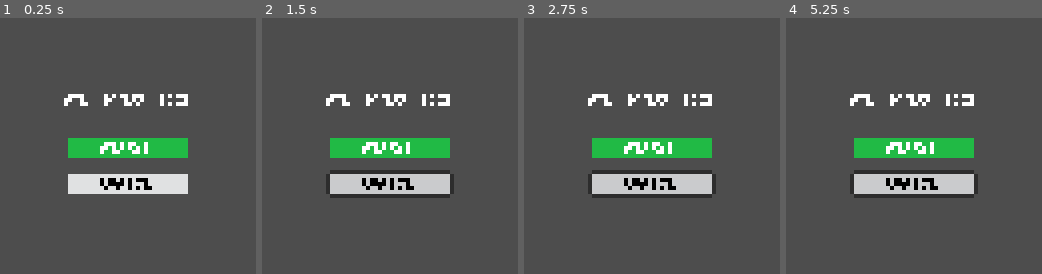
Above: before the commit, frames 1-4 (left to right).
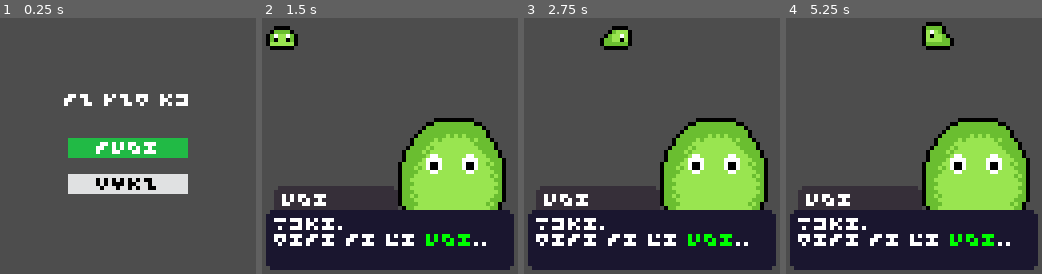
Above: after the commit, the same moments.

Repository: vhoyer/ma-jan-ko-game
Game: Godot game, scene res://scenes/menu.tscn
Two runs of this game, one before a commit and one after it. Both use one fixed random seed, a clock stepped at 60 frames per second and the inputs below.
Inputs (mouse positions are in pixels of both pictures, inside the frame that each line leads up to):
- Up to frame 1 (0.25 s): no input
- Up to frame 2 (1.5 s): click "musi" at 0.5 s; click (390, 184) at 1.25 s, where only the run before the commit has a clickable "weka"
- Up to frame 3 (2.75 s): tap Enter at 2 s; hold D (right) from 2.03 s (still down)
- Up to frame 4 (5.25 s): release D (right) at 2.78 s; hold S (down) 2.78-3.53 s; hold D (right) 3.53-4.28 s; hold W (up) 4.28-5.03 s; hold A (left) from 5.03 s (still down)

The runs differ from the first frame. In frame 1, 1.1% of the frame differs, in the area x 29-66%, y 29-68%; in frame 2, 46%; in frame 3, 46%; in frame 4, 46%, in the area x 1-99%, y 1-99%.

Commit message:
:sparkles: Reconfigure theme, link scenes for progress demo

Diff:
--- a/assets/ui-theme/ui-theme-base.tres
+++ b/assets/ui-theme/ui-theme-base.tres
@@ -1,6 +1,4 @@
-[gd_resource type="Theme" load_steps=7 format=3 uid="uid://d32jtk103op54"]
-
-[ext_resource type="FontFile" uid="uid://car5qc7vtnqun" path="res://assets/sitelen-ike/sitelen-ike.ttf" id="1_dpavs"]
+[gd_resource type="Theme" load_steps=9 format=3 uid="uid://d32jtk103op54"]
 
 [sub_resource type="StyleBoxFlat" id="StyleBoxFlat_wam30"]
 bg_color = Color(0.878431, 0.882353, 0.886275, 0)
@@ -35,6 +33,22 @@
 bg_color = Color(0.729412, 0.733333, 0.737255, 1)
 anti_aliasing = false
 
+[sub_resource type="StyleBoxFlat" id="StyleBoxFlat_nh31r"]
+bg_color = Color(0.0862745, 0.670588, 0.223529, 1)
+anti_aliasing = false
+
+[sub_resource type="StyleBoxFlat" id="StyleBoxFlat_4frpt"]
+content_margin_left = 1.0
+content_margin_top = 1.0
+content_margin_right = 1.0
+content_margin_bottom = 1.0
+bg_color = Color(0.129412, 0.729412, 0.270588, 1)
+anti_aliasing = false
+
+[sub_resource type="StyleBoxFlat" id="StyleBoxFlat_iyj6p"]
+bg_color = Color(0.0980392, 0.560784, 0.207843, 1)
+anti_aliasing = false
+
 [sub_resource type="StyleBoxFlat" id="StyleBoxFlat_skrsr"]
 bg_color = Color(0.101961, 0.0862745, 0.184314, 1)
 corner_radius_top_left = 2
@@ -44,7 +58,6 @@
 anti_aliasing = false
 
 [resource]
-default_font = ExtResource("1_dpavs")
 default_font_size = 3
 Button/colors/font_color = Color(0, 0, 0, 1)
 Button/colors/font_focus_color = Color(0, 0, 0, 1)
@@ -54,4 +67,13 @@
 Button/styles/hover = SubResource("StyleBoxFlat_8ndkm")
 Button/styles/normal = SubResource("StyleBoxFlat_uvbpi")
 Button/styles/pressed = SubResource("StyleBoxFlat_p00pi")
+ButtonPrimary/base_type = &"Button"
+ButtonPrimary/colors/font_color = Color(1, 1, 1, 1)
+ButtonPrimary/colors/font_focus_color = Color(1, 1, 1, 1)
+ButtonPrimary/colors/font_hover_color = Color(1, 1, 1, 1)
+ButtonPrimary/colors/font_pressed_color = Color(1, 1, 1, 1)
+ButtonPrimary/styles/hover = SubResource("StyleBoxFlat_nh31r")
+ButtonPrimary/styles/normal = SubResource("StyleBoxFlat_4frpt")
+ButtonPrimary/styles/pressed = SubResource("StyleBoxFlat_iyj6p")
 Panel/styles/panel = SubResource("StyleBoxFlat_skrsr")
+RichTextLabel/constants/line_separation = 1
--- a/assets/ui-theme/ui-theme-primary.tres
+++ /dev/null
@@ -1,48 +0,0 @@
-[gd_resource type="Theme" load_steps=6 format=3 uid="uid://bbgaiux3fbgy2"]
-
-[ext_resource type="FontFile" uid="uid://car5qc7vtnqun" path="res://assets/sitelen-ike/sitelen-ike.ttf" id="1_36svo"]
-
-[sub_resource type="StyleBoxFlat" id="StyleBoxFlat_wam30"]
-bg_color = Color(0.129412, 0.521569, 0.815686, 0)
-border_width_left = 1
-border_width_top = 1
-border_width_right = 1
-border_width_bottom = 1
-border_color = Color(0, 0, 0, 0.411765)
-corner_radius_top_left = 2
-corner_radius_top_right = 2
-corner_radius_bottom_right = 2
-corner_radius_bottom_left = 2
-expand_margin_left = 1.0
-expand_margin_top = 1.0
-expand_margin_right = 1.0
-expand_margin_bottom = 1.0
-anti_aliasing = false
-
-[sub_resource type="StyleBoxFlat" id="StyleBoxFlat_8ndkm"]
-bg_color = Color(0.0862745, 0.670588, 0.223529, 1)
-anti_aliasing = false
-
-[sub_resource type="StyleBoxFlat" id="StyleBoxFlat_uvbpi"]
-content_margin_left = 1.0
-content_margin_top = 1.0
-content_margin_right = 1.0
-content_margin_bottom = 1.0
-bg_color = Color(0.129412, 0.729412, 0.270588, 1)
-anti_aliasing = false
-
-[sub_resource type="StyleBoxFlat" id="StyleBoxFlat_p00pi"]
-bg_color = Color(0.0980392, 0.560784, 0.207843, 1)
-anti_aliasing = false
-
-[resource]
-default_font = ExtResource("1_36svo")
-default_font_size = 3
-Button/colors/font_color = Color(1, 1, 1, 1)
-Button/colors/font_focus_color = Color(1, 1, 1, 1)
-Button/colors/font_hover_color = Color(1, 1, 1, 1)
-Button/colors/font_pressed_color = Color(1, 1, 1, 1)
-Button/styles/focus = SubResource("StyleBoxFlat_wam30")
-Button/styles/hover = SubResource("StyleBoxFlat_8ndkm")
-Button/styles/normal = SubResource("StyleBoxFlat_uvbpi")
-Button/styles/pressed = SubResource("StyleBoxFlat_p00pi")
--- a/modules/Tagarela/Tagarela.tscn
+++ b/modules/Tagarela/Tagarela.tscn
@@ -45,15 +45,15 @@
 text = "usi"
 label_settings = ExtResource("3_3nfm8")
 
-[node name="Label" type="Label" parent="Panel"]
+[node name="RichTextLabel" type="RichTextLabel" parent="Panel"]
 layout_mode = 0
 offset_left = 2.0
 offset_top = 2.0
 offset_right = 60.0
 offset_bottom = 13.0
-text = "toki, nimi mi li Usi."
-label_settings = ExtResource("3_3nfm8")
-autowrap_mode = 2
+bbcode_enabled = true
+text = "toki,
+nimi mi li [color=green]Usi[/color]."
 
 [node name="Control" type="Control" parent="Panel"]
 anchors_preset = 0
--- a/objects/player/player.tscn
+++ b/objects/player/player.tscn
@@ -2,6 +2,54 @@
 
 [ext_resource type="Script" path="res://objects/player/player.gd" id="1_qbfwe"]
 [ext_resource type="Texture2D" uid="uid://bhhjb8vxar2jk" path="res://sprites/slime.png" id="2_xh3x8"]
+
+[sub_resource type="Animation" id="Animation_otnn6"]
+resource_name = "RESET_down"
+length = 0.001
+tracks/0/type = "value"
+tracks/0/imported = false
+tracks/0/enabled = true
+tracks/0/path = NodePath("Sprite2D:frame")
+tracks/0/interp = 1
+tracks/0/loop_wrap = true
+tracks/0/keys = {
+"times": PackedFloat32Array(0),
+"transitions": PackedFloat32Array(1),
+"update": 1,
+"values": [0]
+}
+
+[sub_resource type="Animation" id="Animation_q8s7d"]
+resource_name = "RESET_side"
+length = 0.001
+tracks/0/type = "value"
+tracks/0/imported = false
+tracks/0/enabled = true
+tracks/0/path = NodePath("Sprite2D:frame")
+tracks/0/interp = 1
+tracks/0/loop_wrap = true
+tracks/0/keys = {
+"times": PackedFloat32Array(0),
+"transitions": PackedFloat32Array(1),
+"update": 1,
+"values": [8]
+}
+
+[sub_resource type="Animation" id="Animation_1hvgr"]
+resource_name = "RESET_up"
+length = 0.001
+tracks/0/type = "value"
+tracks/0/imported = false
+tracks/0/enabled = true
+tracks/0/path = NodePath("Sprite2D:frame")
+tracks/0/interp = 1
+tracks/0/loop_wrap = true
+tracks/0/keys = {
+"times": PackedFloat32Array(0),
+"transitions": PackedFloat32Array(1),
+"update": 1,
+"values": [4]
+}
 
 [sub_resource type="Animation" id="Animation_m84oq"]
 resource_name = "walk_down"
@@ -20,6 +68,23 @@
 "values": [0, 1, 2, 3]
 }
 
+[sub_resource type="Animation" id="Animation_i3o8y"]
+resource_name = "walk_side"
+length = 0.8
+loop_mode = 1
+tracks/0/type = "value"
+tracks/0/imported = false
+tracks/0/enabled = true
+tracks/0/path = NodePath("Sprite2D:frame")
+tracks/0/interp = 1
+tracks/0/loop_wrap = true
+tracks/0/keys = {
+"times": PackedFloat32Array(0, 0.2, 0.4, 0.6),
+"transitions": PackedFloat32Array(1, 1, 1, 1),
+"update": 1,
+"values": [8, 9, 10, 11]
+}
+
 [sub_resource type="Animation" id="Animation_7k5gl"]
 resource_name = "walk_up"
 length = 0.8
@@ -35,71 +100,6 @@
 "transitions": PackedFloat32Array(1, 1, 1, 1),
 "update": 1,
 "values": [4, 5, 6, 7]
-}
-
-[sub_resource type="Animation" id="Animation_otnn6"]
-resource_name = "RESET_down"
-length = 0.001
-tracks/0/type = "value"
-tracks/0/imported = false
-tracks/0/enabled = true
-tracks/0/path = NodePath("Sprite2D:frame")
-tracks/0/interp = 1
-tracks/0/loop_wrap = true
-tracks/0/keys = {
-"times": PackedFloat32Array(0),
-"transitions": PackedFloat32Array(1),
-"update": 1,
-"values": [0]
-}
-
-[sub_resource type="Animation" id="Animation_1hvgr"]
-resource_name = "RESET_up"
-length = 0.001
-tracks/0/type = "value"
-tracks/0/imported = false
-tracks/0/enabled = true
-tracks/0/path = NodePath("Sprite2D:frame")
-tracks/0/interp = 1
-tracks/0/loop_wrap = true
-tracks/0/keys = {
-"times": PackedFloat32Array(0),
-"transitions": PackedFloat32Array(1),
-"update": 1,
-"values": [4]
-}
-
-[sub_resource type="Animation" id="Animation_q8s7d"]
-resource_name = "RESET_side"
-length = 0.001
-tracks/0/type = "value"
-tracks/0/imported = false
-tracks/0/enabled = true
-tracks/0/path = NodePath("Sprite2D:frame")
-tracks/0/interp = 1
-tracks/0/loop_wrap = true
-tracks/0/keys = {
-"times": PackedFloat32Array(0),
-"transitions": PackedFloat32Array(1),
-"update": 1,
-"values": [8]
-}
-
-[sub_resource type="Animation" id="Animation_i3o8y"]
-resource_name = "walk_side"
-length = 0.8
-loop_mode = 1
-tracks/0/type = "value"
-tracks/0/imported = false
-tracks/0/enabled = true
-tracks/0/path = NodePath("Sprite2D:frame")
-tracks/0/interp = 1
-tracks/0/loop_wrap = true
-tracks/0/keys = {
-"times": PackedFloat32Array(0, 0.2, 0.4, 0.6),
-"transitions": PackedFloat32Array(1, 1, 1, 1),
-"update": 1,
-"values": [8, 9, 10, 11]
 }
 
 [sub_resource type="AnimationLibrary" id="AnimationLibrary_vvuj0"]
--- a/scenes/First.tscn
+++ b/scenes/First.tscn
@@ -1,3 +1,10 @@
-[gd_scene format=3 uid="uid://ra8hdvb543rd"]
+[gd_scene load_steps=3 format=3 uid="uid://ra8hdvb543rd"]
+
+[ext_resource type="PackedScene" uid="uid://e2p2h6tiwhjd" path="res://objects/player/player.tscn" id="1_jiyd8"]
+[ext_resource type="PackedScene" uid="uid://cuc3yjija6q1n" path="res://modules/Tagarela/Tagarela.tscn" id="2_ha0fp"]
 
 [node name="First" type="Node2D"]
+
+[node name="Player" parent="." instance=ExtResource("1_jiyd8")]
+
+[node name="Tagarela" parent="." instance=ExtResource("2_ha0fp")]
--- /dev/null
+++ b/scenes/menu.gd
@@ -0,0 +1,8 @@
+extends Node2D
+
+
+
+func _on_start_button_down():
+	$CanvasLayer.visible = false
+	add_child(preload("res://scenes/First.tscn").instantiate())
+	pass
--- a/scenes/menu.tscn
+++ b/scenes/menu.tscn
@@ -1,8 +1,10 @@
-[gd_scene load_steps=2 format=3 uid="uid://uxqw14x5j02f"]
+[gd_scene load_steps=3 format=3 uid="uid://uxqw14x5j02f"]
 
-[ext_resource type="Theme" uid="uid://bbgaiux3fbgy2" path="res://assets/ui-theme/ui-theme-primary.tres" id="1_re6k2"]
+[ext_resource type="Script" path="res://scenes/menu.gd" id="1_fhs0n"]
+[ext_resource type="Theme" uid="uid://d32jtk103op54" path="res://assets/ui-theme/ui-theme-base.tres" id="2_smsn1"]
 
 [node name="menu" type="Node2D"]
+script = ExtResource("1_fhs0n")
 
 [node name="CanvasLayer" type="CanvasLayer" parent="."]
 
@@ -25,9 +27,12 @@
 
 [node name="start" type="Button" parent="CanvasLayer/VBoxContainer2/VBoxContainer"]
 layout_mode = 2
-theme = ExtResource("1_re6k2")
+theme = ExtResource("2_smsn1")
+theme_type_variation = &"ButtonPrimary"
 text = "musi"
 
 [node name="exit" type="Button" parent="CanvasLayer/VBoxContainer2/VBoxContainer"]
 layout_mode = 2
 text = "weka"
+
+[connection signal="button_down" from="CanvasLayer/VBoxContainer2/VBoxContainer/start" to="." method="_on_start_button_down"]
Binary file changed: assets/sitelen-ike/sitelen-ike.ttf
